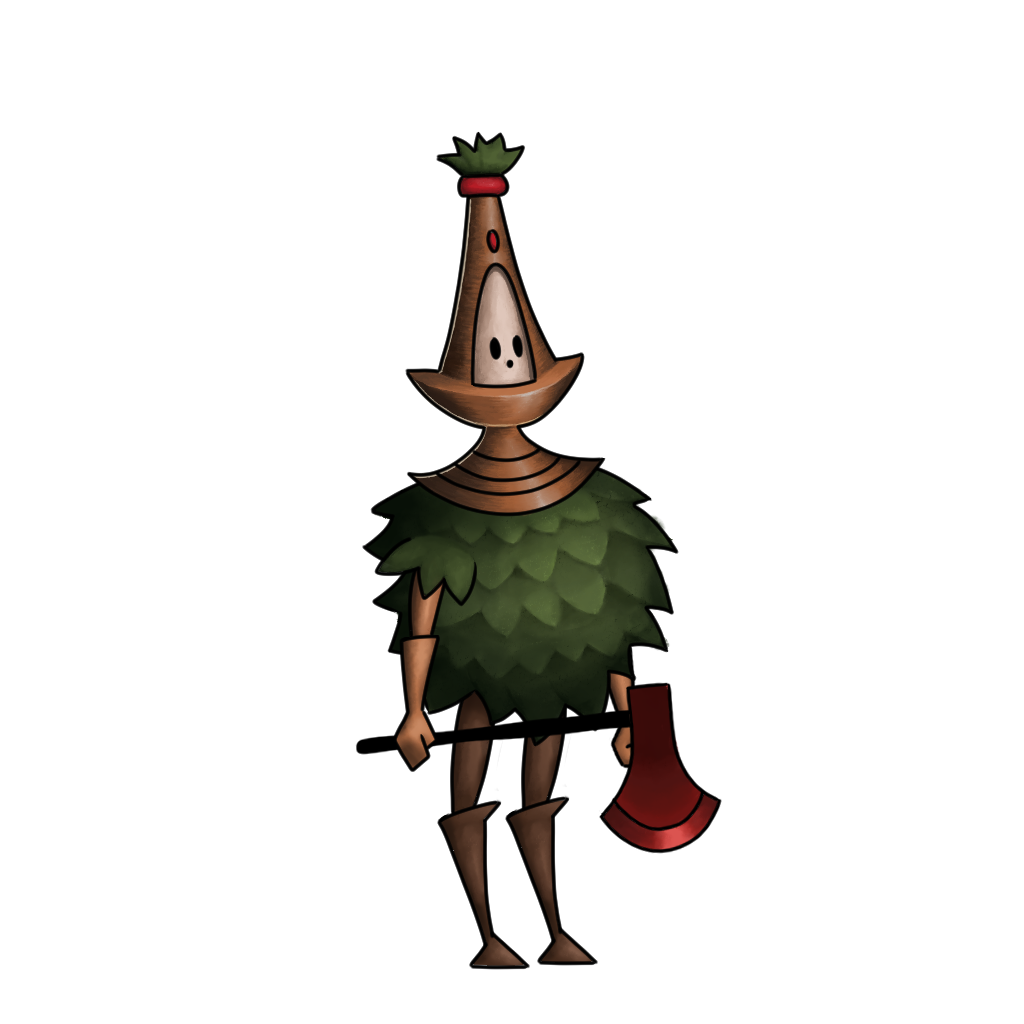
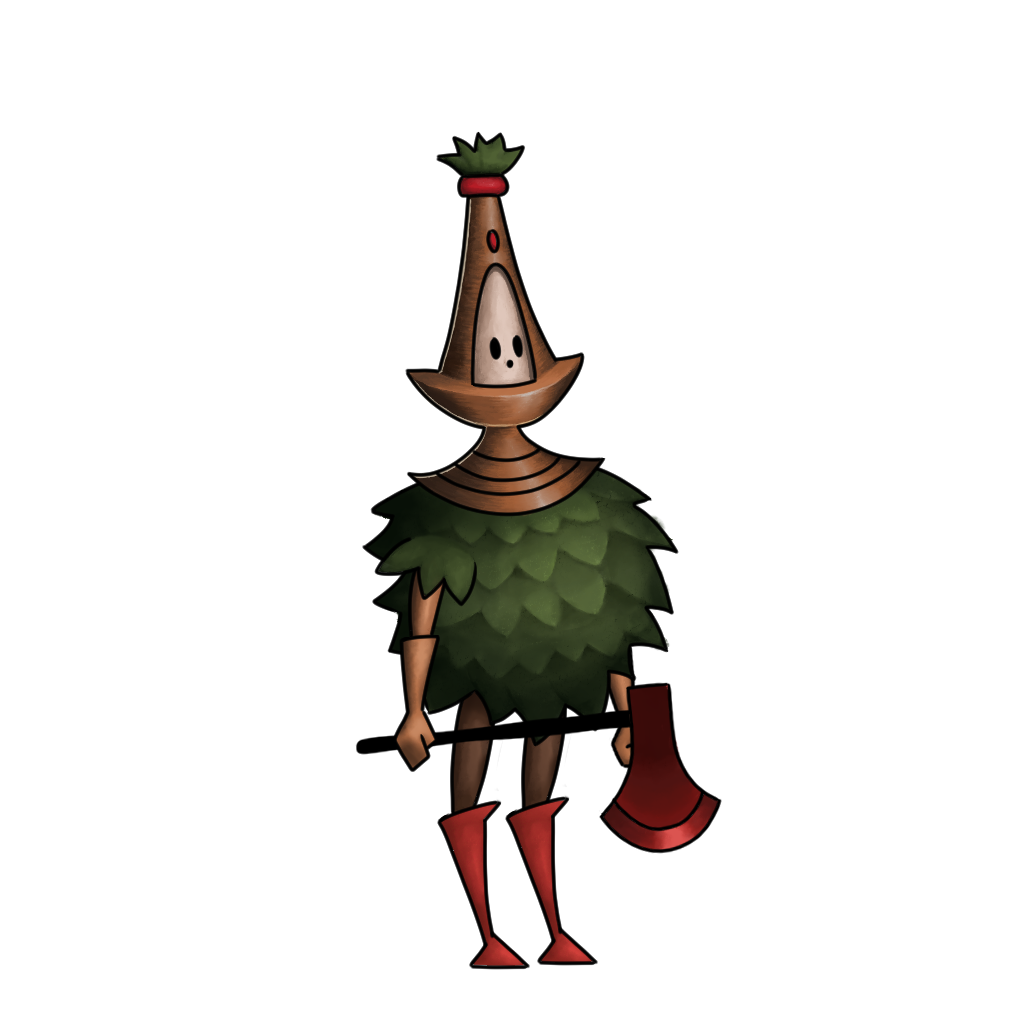
Two versions of the same layered image (w=1024, h=1024). Layer-by-layer changes:
painted on "leg-left" over left=507, top=800, right=593, bottom=964
painted on "leg-right" over left=441, top=803, right=527, bottom=966
